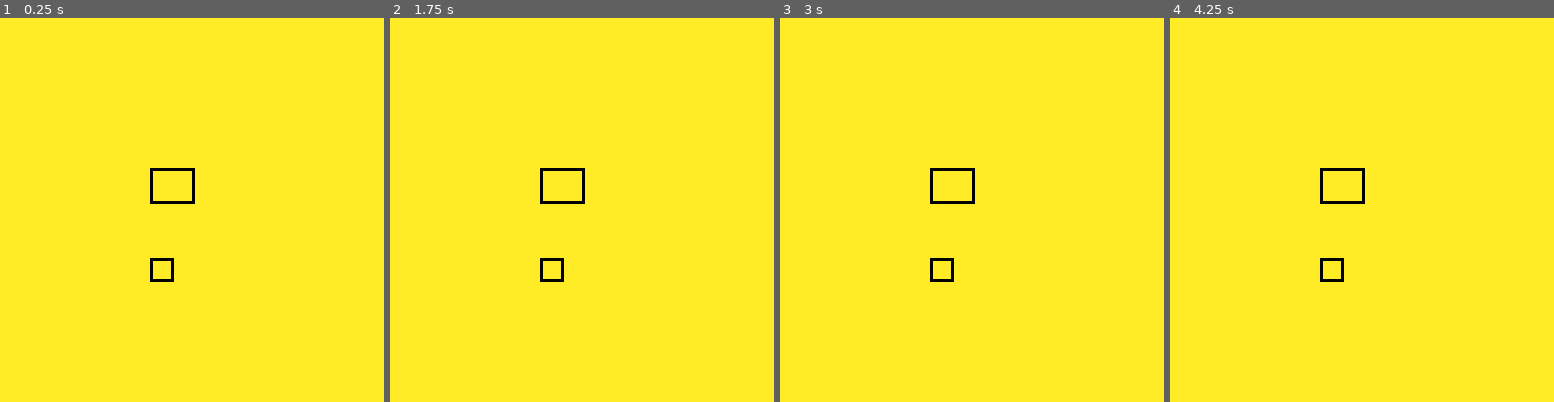
Above: before the commit, frames 1-4 (left to right).
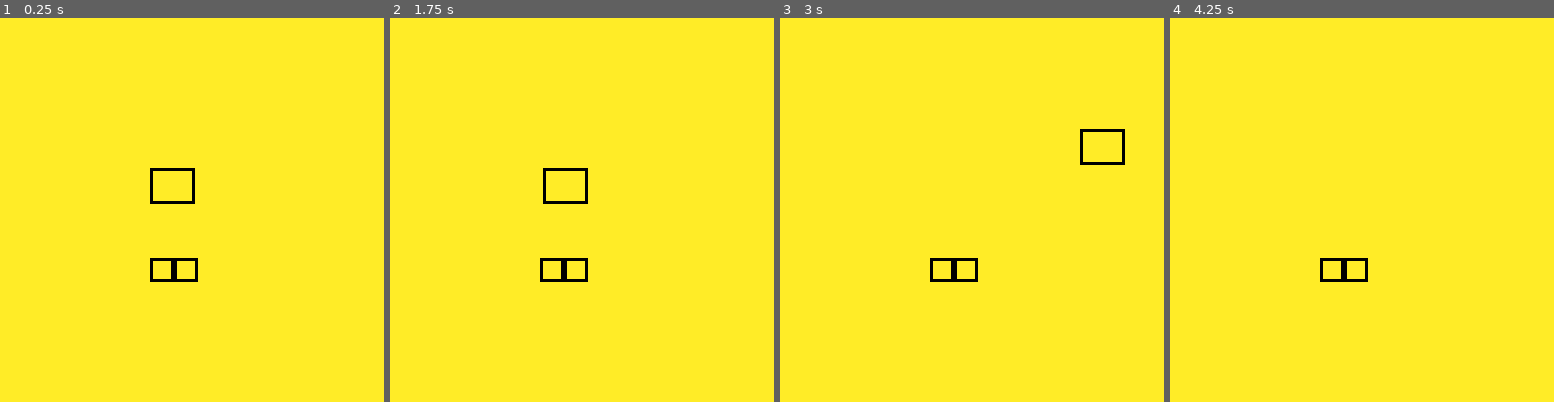
Above: after the commit, the same moments.

Repository: aylanonsense/agab
Game: PICO-8 cartridge cart.p8
Same seed, same stepped clock (60 frames per second), same inputs: the game is played once before the commit and once after it.
Inputs:
- Up to frame 1 (0.25 s): no input
- Up to frame 2 (1.75 s): hold Right from 1.6 s (still down)
- Up to frame 3 (3 s): release Right at 2.1 s; hold Up 2.15-2.42 s; hold Right from 2.47 s (still down)
- Up to frame 4 (4.25 s): release Right at 3.03 s; hold Left 3.08-3.58 s; hold Down 3.63-3.97 s; hold Right from 4.02 s (still down)

The runs differ from the first frame. In frame 1, 0.2% of the frame differs, in the area x 45-52%, y 62-69%; in frame 2, 0.4%; in frame 3, 0.8%, in the area x 39-90%, y 28-69%; in frame 4, 0.5%.

Commit message:
Got all that physics and collision code in

Diff:
--- a/cart.p8
+++ b/cart.p8
@@ -1,22 +1,49 @@
 pico-8 cartridge // http://www.pico-8.com
 version 16
 __lua__
+
+--[[
+platform channels:
+	1:	blocks
+]]
 
 -- convenient no-op function that does nothing
 function noop() end
 
 local entities
 
--- an dictionary of entity classes that can be spawned via spawn_entity
+-- a dictionary of entity classes that can be spawned via spawn_entity
 local entity_classes={
 	slime={
 		width=15,
 		height=12,
+		collision_channel=1, -- blocks
+		update=function(self)
+			-- move left
+			if btn(0) then
+				self.vx-=0.1
+			end
+			-- move right
+			if btn(1) then
+				self.vx+=0.1
+			end
+			-- move up
+			if btn(2) then
+				self.vy-=0.1
+			end
+			-- move down
+			if btn(3) then
+				self.vy+=0.1
+			end
+			-- apply the velocity
+			self:apply_velocity()
+		end,
 		draw=function(self)
 			self:draw_outline(0)
 		end
 	},
 	block={
+		platform_channel=1, -- blocks
 		draw=function(self)
 			self:draw_outline(0)
 		end
@@ -28,6 +55,7 @@
 	-- spawn initial entities
 	spawn_entity("slime",50,50)
 	spawn_entity("block",50,80)
+	spawn_entity("block",58,80)
 end
 
 function _update()
@@ -56,12 +84,68 @@
 		class_name=class_name,
 		x=x,
 		y=y,
+		vx=0,
+		vy=0,
 		width=8,
 		height=8,
-		update=noop,
+		physics_indent=1,
+		platform_channel=0,
+		collision_channel=0,
+		update=function(self)
+			self:apply_velocity()
+		end,
+		apply_velocity=function(self)
+			-- move in discrete steps
+			local max_move=self.physics_indent-0.1
+			local steps=max(1,max(abs(self.vx/max_move),abs(self.vy/max_move)))
+			local i
+			for i=1,steps do
+				-- apply velocity
+				self.x+=self.vx/steps
+				self.y+=self.vy/steps
+				-- check for collisions
+				self:check_for_collisions()
+			end
+		end,
+		-- collision functions
+		check_for_collisions=function(self)
+			-- check each other entity
+			local entity
+			for entity in all(entities) do
+				-- check if they have matching collision channels
+				if entity!=self and band(self.collision_channel,entity.platform_channel)>0 then
+					local collision_dir=objects_colliding(self,entity)
+					if collision_dir then
+						-- they are colliding!
+						self:on_collide(collision_dir,entity)
+					end
+				end
+			end
+		end,
+		on_collide=function(self,dir,other)
+			-- just handle the collision by default
+			self:handle_collision(dir,other)
+		end,
+		handle_collision=function(self,dir,other)
+			-- reposition this entity and adjust the velocity
+			if dir=="left" then
+				self.x=other.x+other.width
+				self.vx=max(self.vx,other.vx)
+			elseif dir=="right" then
+				self.x=other.x-self.width
+				self.vx=min(self.vx,other.vx)
+			elseif dir=="up" then
+				self.y=other.y+other.height
+				self.vy=max(self.vy,other.vy)
+			elseif dir=="down" then
+				self.y=other.y-self.height
+				self.vy=min(self.vy,other.vy)
+			end
+		end,
+		-- draw functions
 		draw=noop,
 		draw_outline=function(self,color)
-			rect(self.x,self.y,self.x+self.width-0.5,self.y+self.height-0.5,color)
+			rect(self.x+0.5,self.y+0.5,self.x+self.width-0.5,self.y+self.height-0.5,color)
 		end
 	}
 	-- add class-specific properties
@@ -78,3 +162,29 @@
 	-- return the new entity
 	return entity
 end
+
+-- check to see if two rectangles are overlapping
+function rects_overlapping(x1,y1,w1,h1,x2,y2,w2,h2)
+	return x1<x2+w2 and x2<x1+w1 and y1<y2+h2 and y2<y1+h1
+end
+
+-- check to see if obj1 is overlapping with obj2
+function objects_hitting(obj1,obj2)
+	return rects_overlapping(obj1.x,obj1.y,obj1.width,obj1.height,obj2.x,obj2.y,obj2.width,obj2.height)
+end
+
+-- check to see if obj1 is colliding into obj2, and if so in which direction
+function objects_colliding(obj1,obj2)
+	local x1,y1,w1,h1,p1=obj1.x,obj1.y,obj1.width,obj1.height,obj1.physics_indent
+	local x2,y2,w2,h2,p2=obj2.x,obj2.y,obj2.width,obj2.height,obj2.physics_indent
+	-- check hitboxes
+	if rects_overlapping(x1+p1,y1+h1/2,w1-2*p1,h1/2,x2,y2,w2,h2) then
+		return "down"
+	elseif rects_overlapping(x1+w1/2,y1+p1,w1/2,h1-2*p1,x2,y2,w2,h2) then
+		return "right"
+	elseif rects_overlapping(x1,y1+p1,w1/2,h1-2*p1,x2,y2,w2,h2) then
+		return "left"
+	elseif rects_overlapping(x1+p1,y1,w1-2*p1,h1/2,x2,y2,w2,h2) then
+		return "up"
+	end
+end
